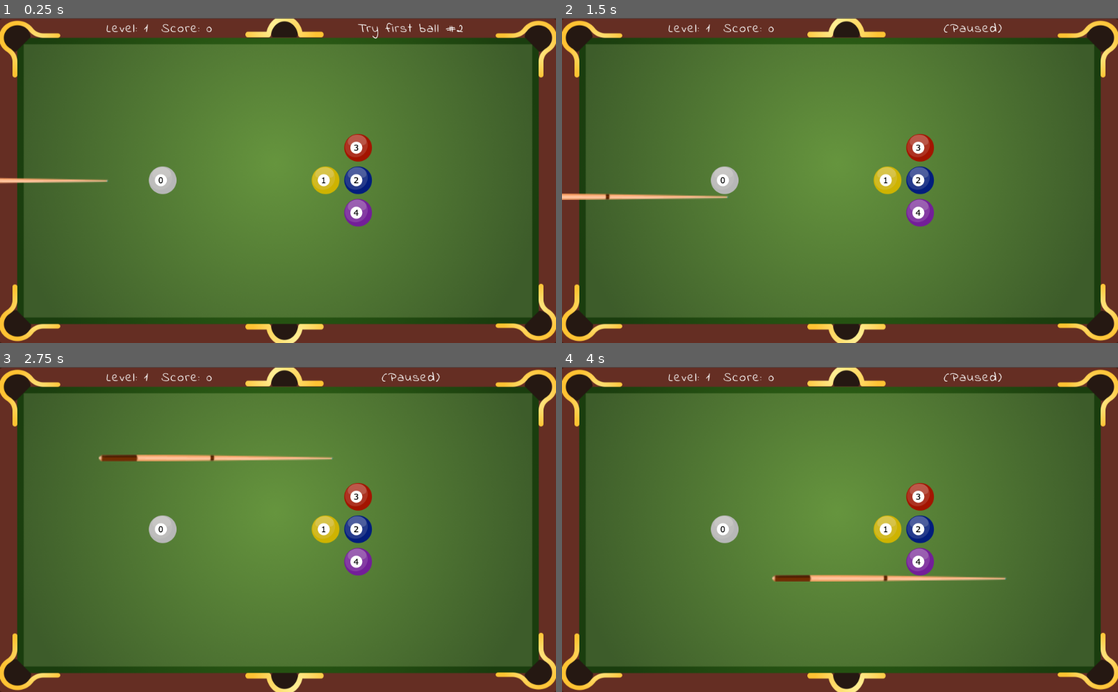
Above: before the commit, frames 1-4 (two rows, left to right).
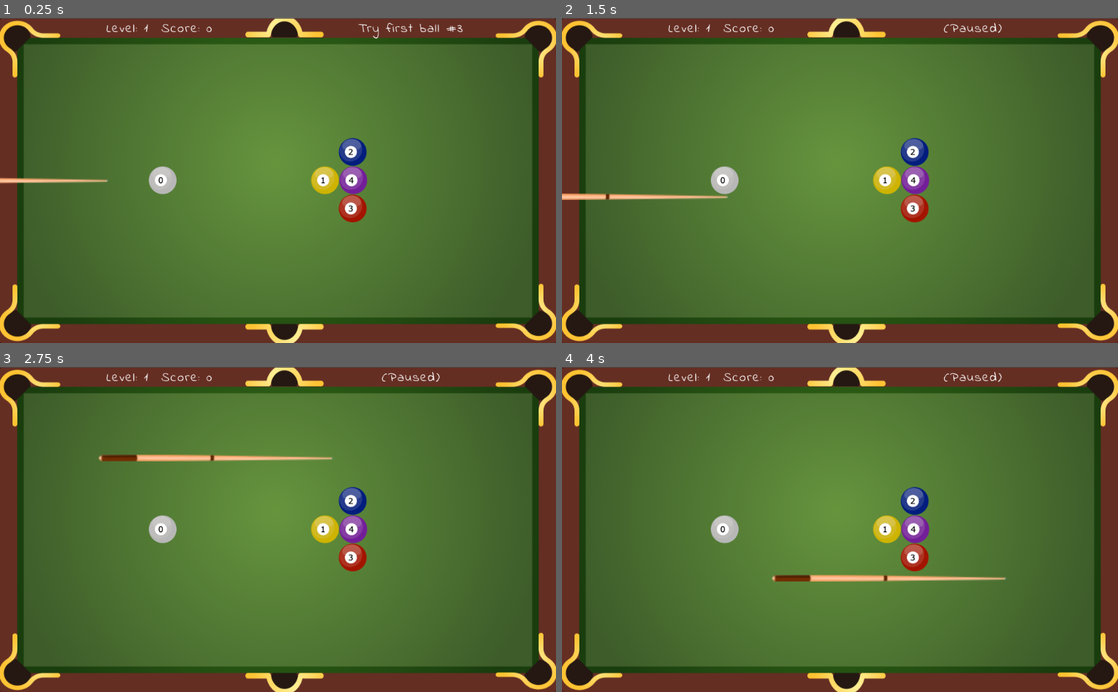
Above: after the commit, the same moments.

Repository: AlbertoPachecoDev/Fisica2D
Game: Godot game, scene res://Main.tscn
Same seed, same stepped clock (60 frames per second), same inputs: the game is played once before the commit and once after it. Sound files missing from this copy of the repository are replaced by a short silence.
Inputs (mouse positions are in pixels of both pictures, inside the frame that each line leads up to):
- Up to frame 1 (0.25 s): no input
- Up to frame 2 (1.5 s): tap Enter (ui_accept) at 0.5, 0.77, 1.25 s; move the mouse to (962, 164) at 0.52 s; press the mouse at (962, 164) at 0.53 s; move the mouse to (728, 196) at 1.27 s; release the mouse at (728, 196) at 1.28 s; click (728, 196) at 1.35 s
- Up to frame 3 (2.75 s): tap Enter (ui_accept) at 1.52, 2 s; move the mouse to (333, 458) at 2.02 s; press the mouse at (333, 458) at 2.03 s
- Up to frame 4 (4 s): tap Enter (ui_accept) at 2.75, 3.02, 3.5, 3.77 s; move the mouse to (812, 594) at 2.77 s; release the mouse at (812, 594) at 2.78 s; click (812, 594) at 2.85 s; move the mouse to (1006, 578) at 3.52 s; press the mouse at (1006, 578) at 3.53 s

The runs differ from the first frame. In frame 1, 1.5% of the frame differs, in the area x 55-84%, y 1-65%; in frame 2, 1.3%; in frame 3, 1.3%; in frame 4, 1.3%.

Commit message:
Ver. 0.9 Play the game!
Ready to play version with 4 levels!

Diff:
--- a/Global.tscn
+++ b/Global.tscn
@@ -2,5 +2,6 @@
 
 [ext_resource path="res://Global.gd" type="Script" id=1]
 
-[node name="Node2D" type="Node2D"]
+[node name="Global" type="Node2D"]
+pause_mode = 2
 script = ExtResource( 1 )
--- a/Main.tscn
+++ b/Main.tscn
@@ -15,7 +15,7 @@
 [sub_resource type="Theme" id=2]
 default_font = SubResource( 1 )
 
-[node name="global" type="Node2D"]
+[node name="main" type="Node2D"]
 script = ExtResource( 3 )
 
 [node name="table" parent="." instance=ExtResource( 2 )]
@@ -49,7 +49,7 @@
 
 [node name="end" type="AudioStreamPlayer2D" parent="."]
 stream = ExtResource( 7 )
-volume_db = 5.0
+volume_db = 8.0
 pitch_scale = 5.0
 
 [node name="taco" parent="." instance=ExtResource( 1 )]
--- a/main.gd
+++ b/main.gd
@@ -37,16 +37,21 @@
 	 preload("res://images/9.png"),
 ]
 const POS = [
-	Vector2(300,300), Vector2(600,300),
-	Vector2(660,300), Vector2(660,240),
-	Vector2(660,360), Vector2(720,180),
-	Vector2(720,240), Vector2(720,300),
-	Vector2(720,360), Vector2(720,420)
+	Vector2(300,300), # 0 - 1
+	Vector2(600,300), # 1 - 1
+	Vector2(650,250), # 2 - 1
+	Vector2(650,350), # 3 - 1
+	Vector2(650,300), # 4 - 1 (5) issue-12
+	Vector2(700,300), # 5 - 2 (6) issue-12
+	Vector2(700,200), # 6 - 3
+	Vector2(700,400), # 7 - 3 (8) issue-12
+	Vector2(700,250), # 8 - 4
+	Vector2(700,350), # 9 - 4
 ]
 
+const BALLS_LEVEL = [5, 6, 8] # issue-12
+
 const MxDampCnt = 45  # timer-activated damping cycles
-var screenH
-var screenW
 
 onready var shots = 0  # issue-7
 onready var balls = { }
@@ -54,7 +59,7 @@
 onready var count_damp = 0
 onready var drop_id = null # issue-1 drop-ball effect
 onready var first_ball = 0 # issue-8 winning ball
-onready var drops = 0   # issue-8 dropped balls counter
+onready var drops = 0		 # issue-8 dropped balls counter
 
 onready var ball = preload("res://ball.tscn")
 onready var cont = get_node("buttons/continue") # issue-5
@@ -64,11 +69,8 @@
 	quit.visible = false # issue-5
 	cont.visible = false # issue-6
 	$buttons.z_index = 1
-	var scr = get_viewport_rect().size
-	screenW = scr.x
-	screenH = scr.y
 	pause_mode = Node.PAUSE_MODE_PROCESS # issue-4 avoids pausing input
-	var tot = 5 if Global.level==1 else 10 # issue-7 & 8
+	var tot = POS.size() if Global.level>3 else BALLS_LEVEL[Global.level-1] # issue-12
 	var rng = RandomNumberGenerator.new()
 	rng.randomize()
 	first_ball = rng.randi_range(1, tot-1) # issue-8
@@ -119,6 +121,15 @@
 	Global.score += num
 	$score.text = "Level: "+str(Global.level)+"  Score: "+str(Global.score)
 
+func drop_hole(id): # issue-1 drop-ball effect
+	drops += 1 # issue-8
+	drop_id = id
+	if id == 0:
+		ball0.drop() # bug
+	else:
+		balls[id].drop()
+	$hole.play()
+
 func ball_out(id): # issue-3 remove outsider-ball
 	if balls.has(id):
 		var b = balls[id]
@@ -129,6 +140,8 @@
 			balls.erase(id)
 			drops += 1
 			set_score(-100)
+	if id == 0: # ball-0?
+		$end.play() # issue-11 game over!
 
 func _on_friction_timeout():
 	count_damp = 1
@@ -157,18 +170,9 @@
 func _on_end_finished():
 	cont.visible = true # issue-6 continue-button
 
-func drop_hole(id): # issue-1 drop-ball effect
-	drops += 1 # issue-8
-	drop_id = id
-	if id == 0:
-		ball0.drop() # bug
-	else:
-		balls[id].drop()
-	$hole.play()
-
 func _on_hole_finished(): # issue-1 drop-ball effect
 	if drop_id == 0: # ball-0?
-		$end.play() # issue-10 game over!
+		$end.play()  # issue-10 game over!
 	else:
 		if balls.has(drop_id):
 			var b = balls[drop_id]
--- a/project.godot
+++ b/project.godot
@@ -16,7 +16,7 @@
 
 [autoload]
 
-Global="*res://Global.tscn"
+Global="*res://Global.gd"
 
 [input]
 
--- a/table.tscn
+++ b/table.tscn
@@ -114,7 +114,7 @@
 position = Vector2( 510.339, 2 )
 scale = Vector2( 0.588967, 1 )
 build_mode = 1
-polygon = PoolVector2Array( 55, 0, 85, 32, 748, 32, 805, 0 )
+polygon = PoolVector2Array( 55, 0, 85, 32, 746, 32, 805, 0 )
 
 [node name="left" type="StaticBody2D" parent="." groups=[
 "table",
--- a/taco.gd
+++ b/taco.gd
@@ -105,12 +105,12 @@
 		# warning-ignore:return_value_discarded
 		move_and_collide(movement) # movement
 
-func _on_del_cue_timeout():
-	change_state(BallState.MOVING)
-
 # https://godotengine.org/qa/57186/disable-collisionshape2d-%24collisionshape2d-disabled-godot
 func collisions(flag):
 	$collision.set_deferred("disabled", not flag)
 
 func width():
 	return $sprite.texture.get_width()
+
+func _on_del_cue_timeout():
+	change_state(BallState.MOVING)
--- a/taco.tscn
+++ b/taco.tscn
@@ -8,7 +8,6 @@
 
 [node name="taco" type="KinematicBody2D"]
 position = Vector2( -2.87019, 3.58774 )
-input_pickable = true
 collision_layer = 4
 collision_mask = 2
 script = ExtResource( 2 )
